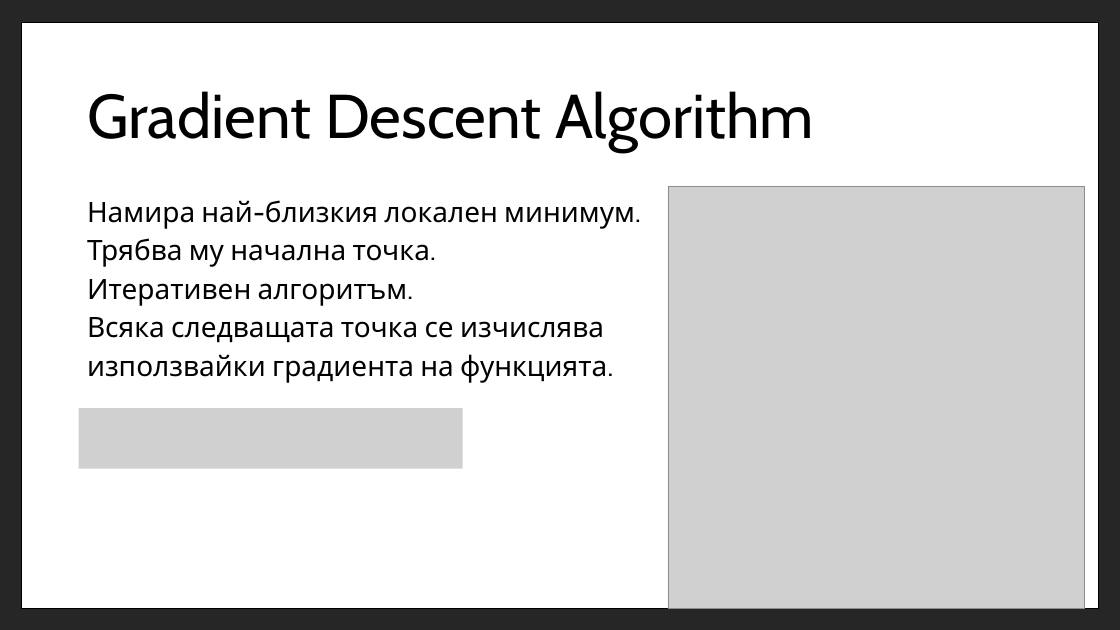
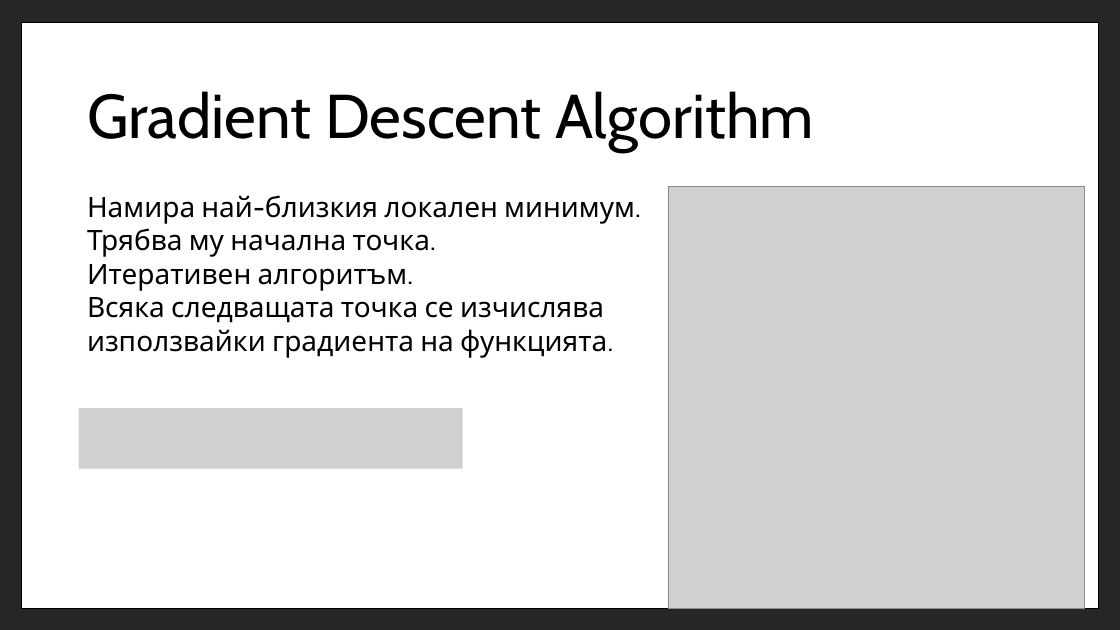
Before and after one commit to mnitchev/MathematicalModelling, a slide deck: slide 7 of media/MathematicalModelingOfEpidemology2.pptx. Drawn at 1120x630 pixels with LibreOffice and Linux fonts; fonts in the diff are those of the drawing; grey boxes stand for pictures. Boxes give left, top, right and bottom in pixels: in the first picture for what was removed or moved away, otherwise in the second. Text is boxed around its words. In the diff, an @@ line names an element or a change of style, - is before the commit and + after.

Commit message:
Fixed second presentation fonts. Changed word.

```diff
--- a/media/MathematicalModelingOfEpidemology2.pptx
+++ b/media/MathematicalModelingOfEpidemology2.pptx
@@ text "Намира най-близкия локален минимум." at (x1=87, y1=195, x2=635, y2=358): line spacing 1.15 to 1 @@
```
Also in this commit, not shown: 4 other slides changed.
